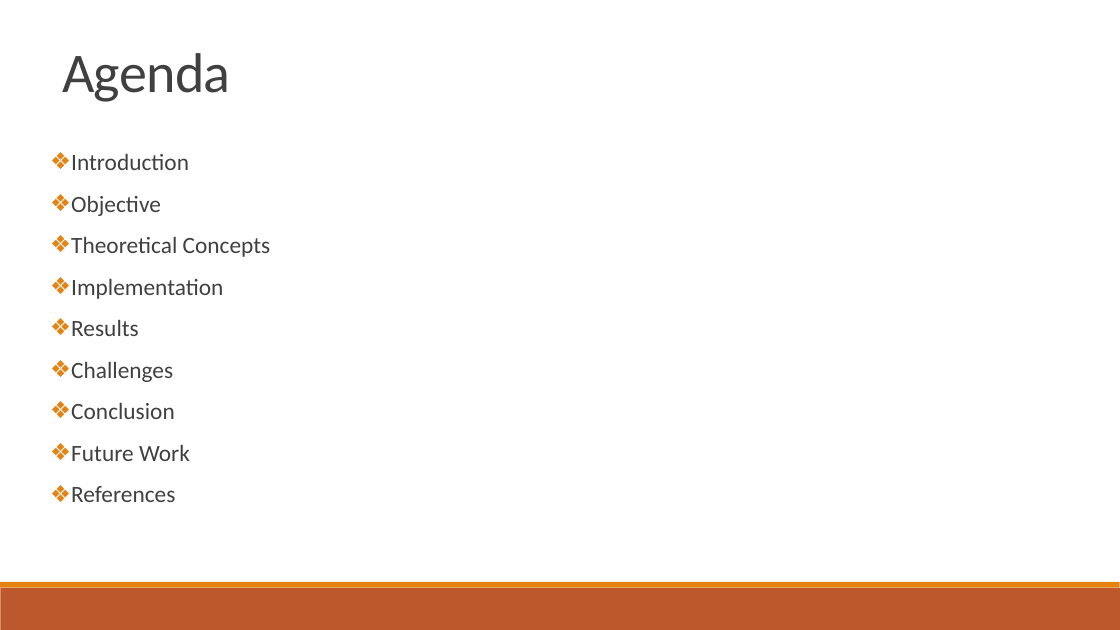
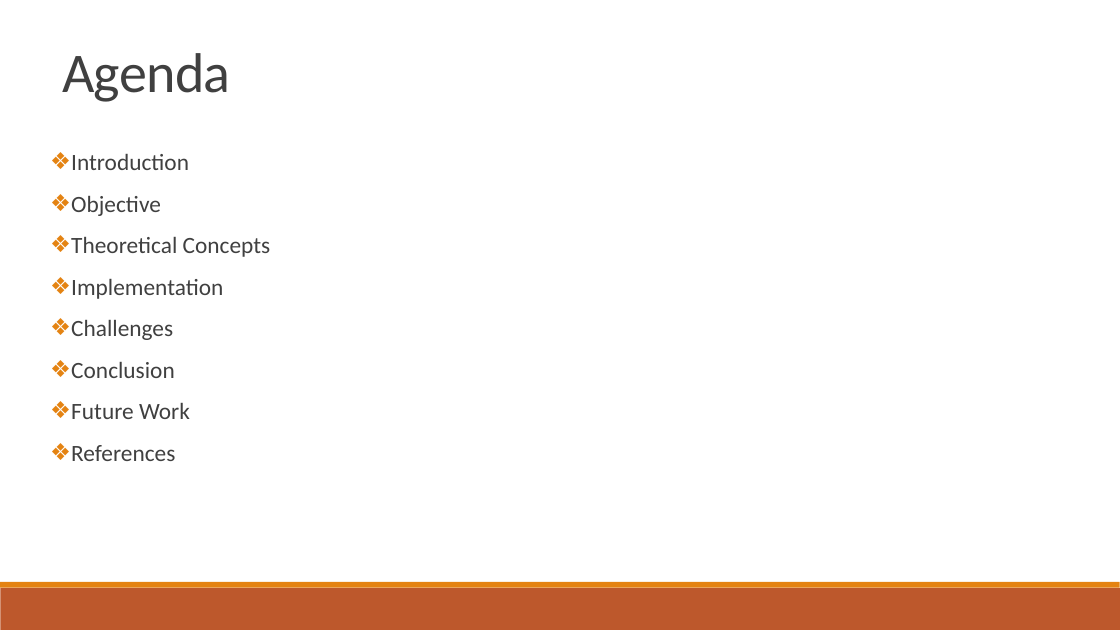
Before and after one commit to jalanreddy/GitHub, a slide deck: slide 2 of Presentation.pptx. Drawn at 1120x630 pixels with LibreOffice and Linux fonts; fonts in the diff are those of the drawing. Boxes give left, top, right and bottom in pixels: in the first picture for what was removed or moved away, otherwise in the second. Text is boxed around its words. In the diff, an @@ line names an element or a change of style, - is before the commit and + after.

```diff
--- a/Presentation.pptx
+++ b/Presentation.pptx
@@ text at <box>71,320,139,336</box>: paragraph removed @@
-❖ Results
```
Also in this commit, not shown: 5 other slides changed, 32 slides added, 2 other files.
